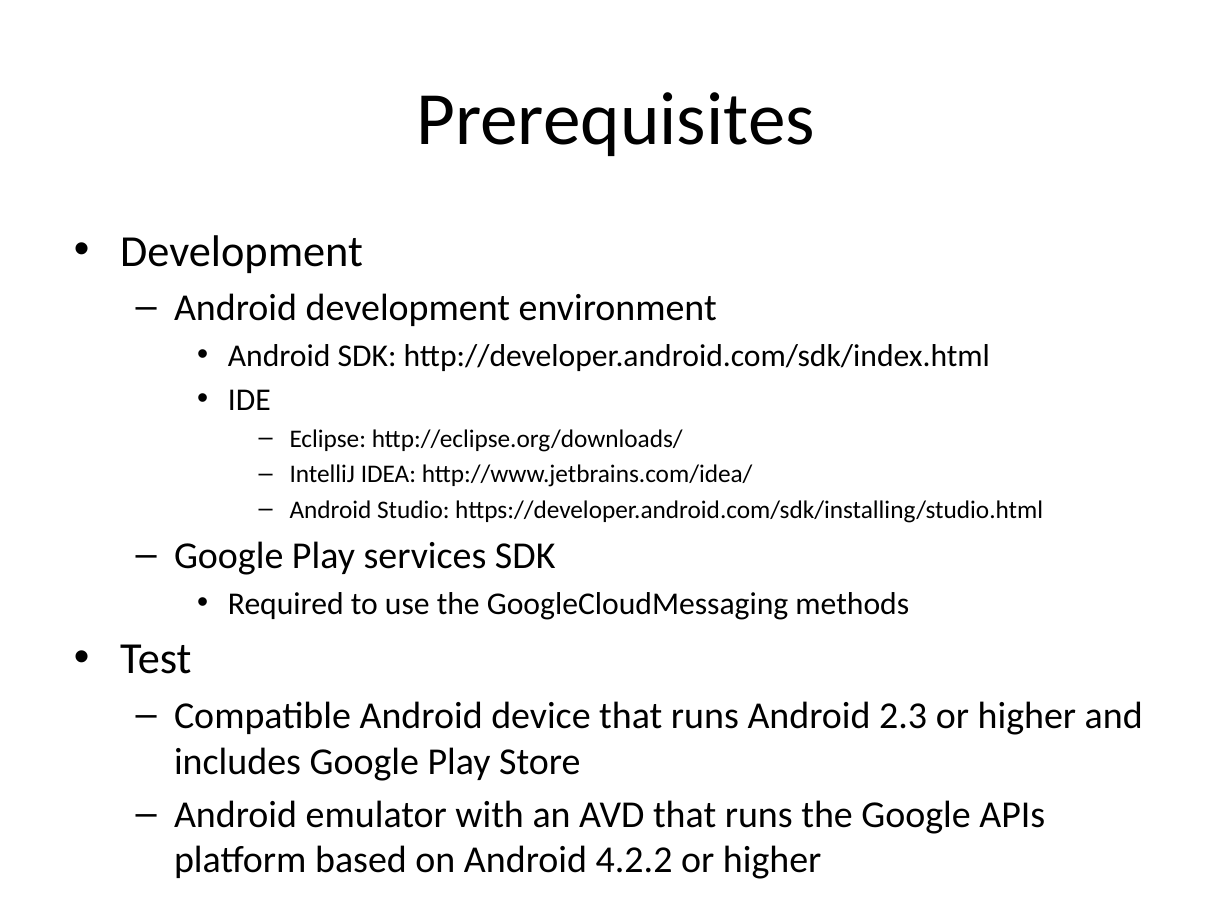
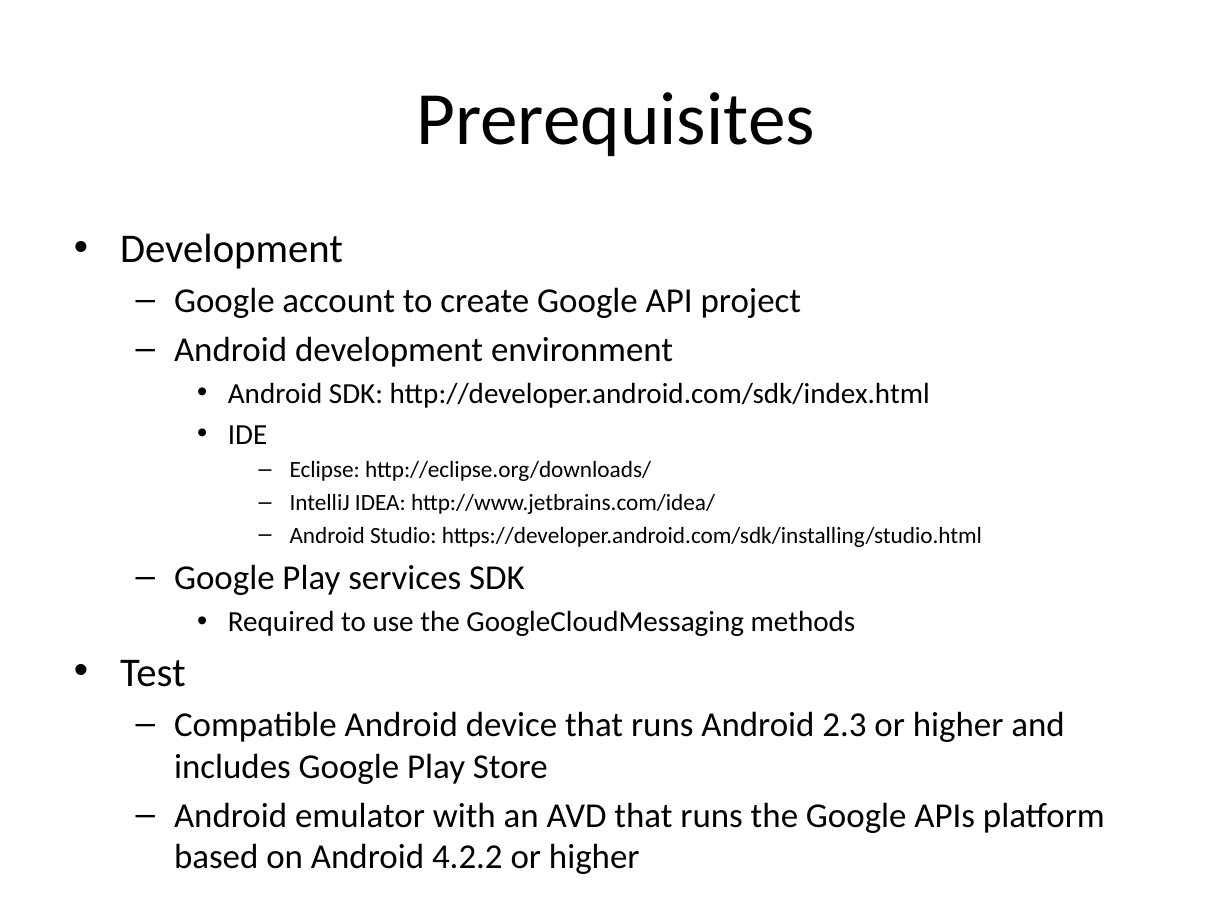
Before and after one commit to LeadingEDJE/MobilePushNotification, a slide deck: slide 5 of Implementing Push Notification in Android.pptx. Drawn at 1232x924 pixels with LibreOffice and Linux fonts; fonts in the diff are those of the drawing; background and template pictures are left out. Boxes give left, top, right and bottom in pixels: in the first picture for what was removed or moved away, otherwise in the second. Text is boxed around its words. In the diff, an @@ line names an element or a change of style, - is before the commit and + after.

```diff
--- a/Implementing Push Notification in Android.pptx
+++ b/Implementing Push Notification in Android.pptx
@@ text at bbox=[120, 233, 1105, 833]: size 25.9 to 23.8 pt in "Development", "Test"; size 22.2 to 20.4 pt in "Android development environment", "Google Play services SDK", "Compatible Android device that runs Android 2.3 ...", "Android emulator with an AVD that runs ..."; size 18.5 to 17 pt in "Android SDK: http://developer.android.com/sdk/index.html", "IDE", "Required to use the GoogleCloudMessaging methods"; size 14.8 to 13.6 pt in "Eclipse: http://eclipse.org/downloads/", "IntelliJ IDEA: http://www.jetbrains.com/idea/", "Android Studio: https://developer.android.com/sdk/installing ..." @@
@@ text at bbox=[174, 287, 801, 318]: paragraph added @@
+  – Google account to create Google API project
```
Also in this commit, not shown: 10 other slides changed, 3 other files.
